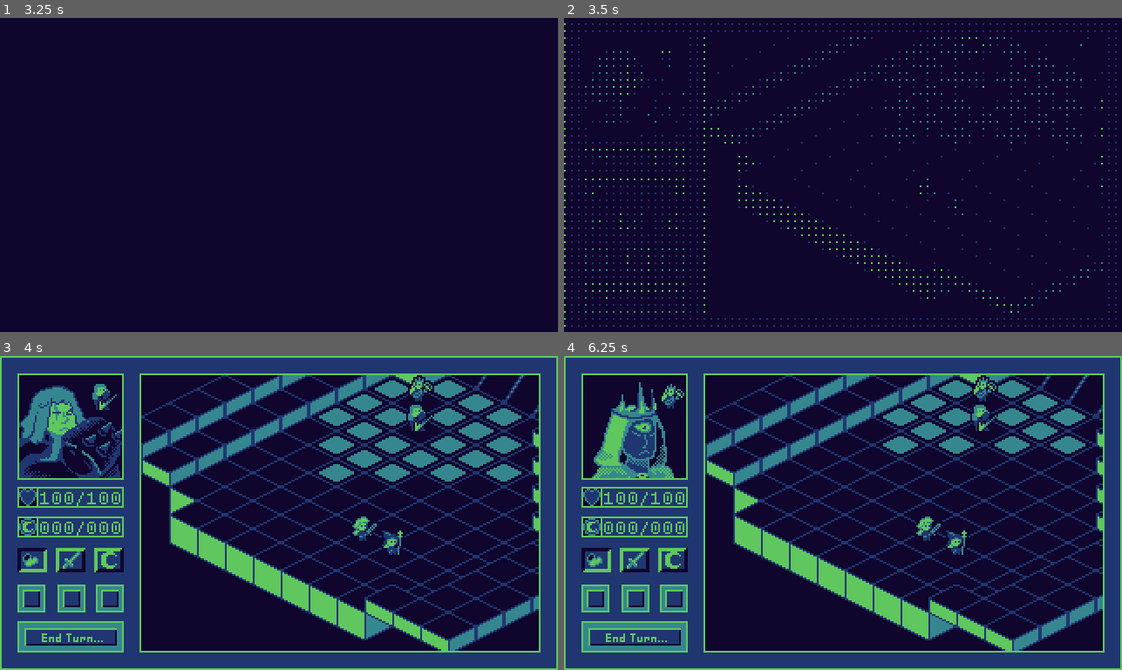
Above: before the commit, frames 1-4 (two rows, left to right).
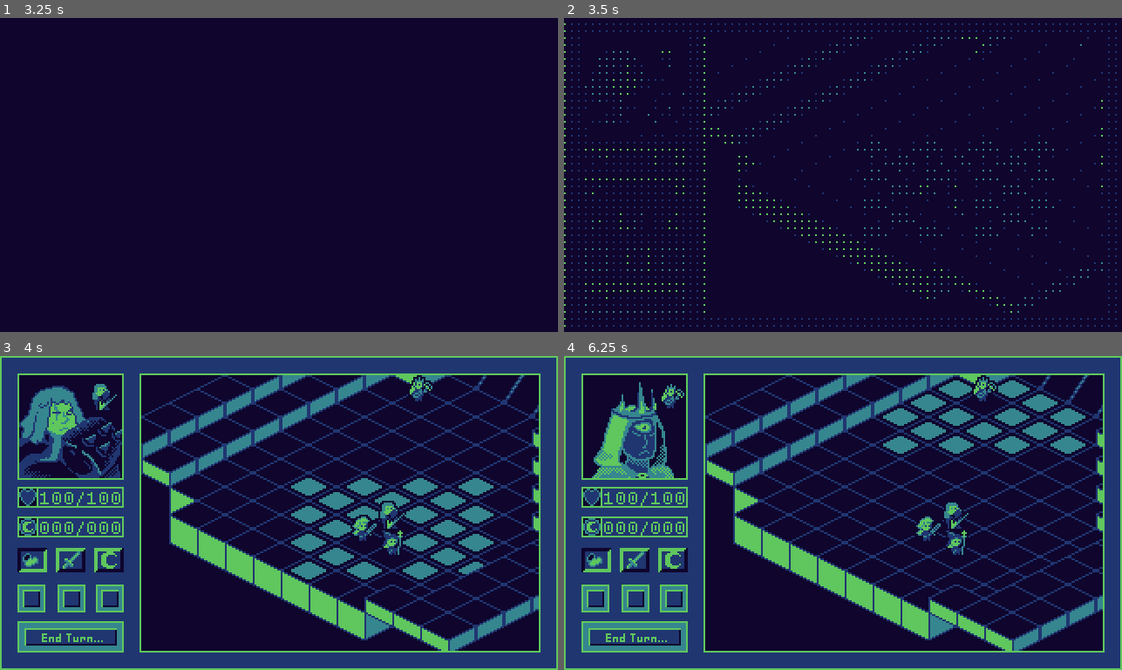
Above: after the commit, the same moments.

Repository: NoahLPoteat/CapstoneProject
Game: Godot game, scene res://src/gameplay/prototypes/game_prototype.tscn
Same seed, same stepped clock (60 frames per second), same inputs: the game is played once before the commit and once after it. The engine's default icon, where the game draws it, is replaced by a stand-in: a white triangle on a blue panel in a dark square.
Inputs (mouse positions are in pixels of both pictures, inside the frame that each line leads up to):
- Up to frame 1 (3.25 s): tap Enter at 0.5 s; move the mouse to (122, 124) at 0.52 s; click (122, 124) at 0.67 s; move the mouse to (167, 181) at 1.27 s; click (167, 181) at 1.42 s; move the mouse to (334, 105) at 2.02 s; click (334, 105) at 2.17 s; tap Space (debug_turn_skip) at 2.75 s; move the mouse to (251, 237) at 2.77 s; click (251, 237) at 2.92 s
- Up to frame 2 (3.5 s): no input
- Up to frame 3 (4 s): move the mouse to (33, 560) at 3.52 s; click (33, 560) at 3.67 s
- Up to frame 4 (6.25 s): tap Enter at 4.25, 5.75 s; move the mouse to (636, 560) at 4.27 s; click (636, 560) at 4.42 s; tap Space (debug_turn_skip) at 5 s; move the mouse to (675, 560) at 5.02 s; click (675, 560) at 5.17 s; move the mouse to (636, 635) at 5.77 s; click (636, 635) at 5.92 s

Frame 1 is identical in both runs. In frame 2, 0.6% of the frame differs, in the area x 52-93%, y 8-70%; in frame 3, 9.0%, in the area x 52-94%, y 7-72%; in frame 4, 0.5%.

Commit message:
Striking / GUI Update

Diff:
--- a/Project/assets/art/world/tilesets/custom_tile_set.tres
+++ b/Project/assets/art/world/tilesets/custom_tile_set.tres
@@ -16,7 +16,9 @@
 1:1/0 = 0
 1:1/0/texture_origin = Vector2i(0, -8)
 0:2/0 = 0
+0:2/0/texture_origin = Vector2i(0, -8)
 1:2/0 = 0
+1:2/0/texture_origin = Vector2i(0, -8)
 0:3/0 = 0
 1:3/0 = 0
 2:0/0 = 0
@@ -24,7 +26,9 @@
 3:0/0 = 0
 3:0/0/texture_origin = Vector2i(0, -8)
 2:1/0 = 0
+2:1/0/texture_origin = Vector2i(0, -8)
 3:1/0 = 0
+3:1/0/texture_origin = Vector2i(0, -8)
 2:2/0 = 0
 3:2/0 = 0
 3:3/0 = 0
--- a/Project/project.godot
+++ b/Project/project.godot
@@ -35,6 +35,10 @@
 "events": [Object(InputEventKey,"resource_local_to_scene":false,"resource_name":"","device":-1,"window_id":0,"alt_press …(191 unchanged characters)…
 ]
 }
+pan_map={
+"deadzone": 0.2,
+"events": []
+}
 
 [rendering]
 
--- a/Project/src/gameplay/prototypes/battle_map_controller.gd
+++ b/Project/src/gameplay/prototypes/battle_map_controller.gd
@@ -10,7 +10,7 @@
 ##NOTE later this will be loaded on the fly, for now its here
 @onready var battle_map: BattleMapNode = $MapContainer/Map
 
-var unit_pos_from_pos = {}
+var unit_from_pos = {}
 var unit_pos_from_unit = {}
 
 ##unfortunate requirement due to issues with the viewport
@@ -31,6 +31,38 @@
 func start_battle():
 	pass
 
+func attempt_strike_unit(to_pos_global: Vector2, user: UnitBase):
+
+	var to_pos_iso: Vector2i = iso_from_global(to_pos_global)
+	var strike = user.get_strike()
+
+	if strike == null:
+		return
+
+	var abi_r = strike.abi_range
+
+	#preliminary check to make sure click is in range, and isnt on self
+	var to_check: Vector2i = to_pos_iso - user.map_position
+	var tc_val = abs(to_check.x) + abs(to_check.y)
+	if  tc_val > abi_r or tc_val == 0: ##INVALID STRIKE ZONE
+		return
+
+	##Here we are within range, and on a valid tile
+	var target_unit: UnitBase
+	if unit_from_pos.has(to_pos_iso):
+		target_unit = unit_from_pos[to_pos_iso]
+	else:
+		return
+
+	##will be true when both current unit, and targett are on the same team
+	var is_same_side: bool = target_unit.is_ally == user.is_ally
+
+	if is_same_side: return
+
+	## from here we are in a valid state to perform the attack
+	strike.effect(target_unit)
+	user.ability_use_left -= 1
+
 func attempt_move_unit(to_pos_global: Vector2, unit: UnitBase, iso: Vector2i = Vector2i(0, 0), from_iso: bool = false, dist_override: bool = false):
 	if not unit:
 		print("Attempting to move unit without one selected")
@@ -48,15 +80,15 @@
 
 	var dist = len(nav_sys.get_id_path(from_id, to_id)) - 1
 
-	var tile_has_unit: bool = unit_pos_from_pos.has(to_pos_iso)
+	var tile_has_unit: bool = unit_from_pos.has(to_pos_iso)
 
 	if (dist <= unit.movement_left or dist_override) and not tile_has_unit:
 		if battle_map.main_tile.get_cell_source_id(to_pos_iso) == 0:
 
-			unit_pos_from_pos[to_pos_iso] = unit
+			unit_from_pos[to_pos_iso] = unit
 			unit_pos_from_unit[unit] = to_pos_iso
 
-			unit_pos_from_pos.erase(old_pos)
+			unit_from_pos.erase(old_pos)
 
 			var to_pos_local = battle_map.main_tile.map_to_local(to_pos_iso)
 
@@ -73,12 +105,14 @@
 enum atlas_enum {
 	DEF,
 	WALKABLE,
-	HOVERED
+	HOVERED,
+	ATTACKABLE
 }
 var map_atlas: Dictionary = {
 	atlas_enum.DEF : Vector2i(0, 0),
 	atlas_enum.WALKABLE : Vector2i(2, 0),
-	atlas_enum.HOVERED : Vector2i(3, 0)
+	atlas_enum.HOVERED : Vector2i(3, 0),
+	atlas_enum.ATTACKABLE : Vector2i(2, 1)
 }
 
 var current_hovered: Vector2i = Vector2i(-10000,-10000)
@@ -129,7 +163,7 @@
 	var map = battle_map.main_tile
 
 	var tile_atl: Vector2i = map.get_cell_atlas_coords(iso_pos)
-	var tile_has_unit: bool = unit_pos_from_pos.has(iso_pos)
+	var tile_has_unit: bool = unit_from_pos.has(iso_pos)
 
 	#if tile_atl != map_atlas[atlas_enum.HOVERED]:
 		#if hl_units:
--- a/Project/src/gameplay/prototypes/battle_map_controller.tscn
+++ b/Project/src/gameplay/prototypes/battle_map_controller.tscn
@@ -6,6 +6,7 @@
 [ext_resource type="Script" uid="uid://b8cfkjif4u2r0" path="res://src/gameplay/battle_maps/map.gd" id="3_ekq22"]
 [ext_resource type="PackedScene" uid="uid://ct3ui131rw88u" path="res://src/gameplay/prototypes/unit_scene_base.tscn" id="5_ekq22"]
 [ext_resource type="Texture2D" uid="uid://stn5bu8ghnvr" path="res://assets/art/characters/portraitDesign.png" id="6_063d6"]
+[ext_resource type="Script" uid="uid://b10cm1o4txpbm" path="res://src/gameplay/resources/ability_res/built_abilities/single_target_strike.gd" id="7_063d6"]
 
 [sub_resource type="AtlasTexture" id="AtlasTexture_ekq22"]
 atlas = ExtResource("6_063d6")
@@ -15,9 +16,22 @@
 atlas = ExtResource("6_063d6")
 region = Rect2(0, 0, 59, 59)
 
+[sub_resource type="Resource" id="Resource_chmxg"]
+script = ExtResource("7_063d6")
+ability_name = "Strike"
+ability_desc = "Single Target Strike, Range and Damage Varies per unit"
+val = 20
+
 [sub_resource type="AtlasTexture" id="AtlasTexture_lpman"]
 atlas = ExtResource("6_063d6")
 region = Rect2(120, 0, 59, 59)
+
+[sub_resource type="Resource" id="Resource_063d6"]
+script = ExtResource("7_063d6")
+ability_name = "Strike"
+ability_desc = "Single Target Strike, Range and Damage Varies per unit"
+abi_range = 4
+val = 15
 
 [node name="BattleMapController" type="Node2D"]
 script = ExtResource("1_k8cae")
@@ -44,7 +58,7 @@
 
 [node name="Unit2" parent="MapContainer/Map/EnemyUnits" instance=ExtResource("5_ekq22")]
 position = Vector2(28, -22)
-starting_pos = Vector2i(6, -3)
+starting_pos = Vector2i(9, 1)
 
 [node name="Unit" parent="MapContainer/Map/EnemyUnits" instance=ExtResource("5_ekq22")]
 position = Vector2(46, -22)
@@ -56,17 +70,21 @@
 
 [node name="AllyUnitContainer" type="Node2D" parent="."]
 
-[node name="Unit" parent="AllyUnitContainer" instance=ExtResource("5_ekq22")]
+[node name="Sharri" parent="AllyUnitContainer" instance=ExtResource("5_ekq22")]
 position = Vector2(-32, -20)
 portrait_texture = SubResource("AtlasTexture_chmxg")
+is_ally = true
+strike = SubResource("Resource_chmxg")
 
-[node name="Sprite2D" parent="AllyUnitContainer/Unit" index="0"]
+[node name="Sprite2D" parent="AllyUnitContainer/Sharri" index="0"]
 frame = 0
 
 [node name="Unit2" parent="AllyUnitContainer" instance=ExtResource("5_ekq22")]
 position = Vector2(-11, -19)
 portrait_texture = SubResource("AtlasTexture_lpman")
+is_ally = true
 starting_pos = Vector2i(10, 2)
+strike = SubResource("Resource_063d6")
 
 [node name="Sprite2D" parent="AllyUnitContainer/Unit2" index="0"]
 frame = 1
@@ -75,5 +93,5 @@
 
 [editable path="MapContainer/Map/EnemyUnits/Unit2"]
 [editable path="MapContainer/Map/EnemyUnits/Unit"]
-[editable path="AllyUnitContainer/Unit"]
+[editable path="AllyUnitContainer/Sharri"]
 [editable path="AllyUnitContainer/Unit2"]
--- a/Project/src/gameplay/prototypes/battle_screen_controller.gd
+++ b/Project/src/gameplay/prototypes/battle_screen_controller.gd
@@ -36,12 +36,12 @@
 	init_turn_order()
 
 func _process(delta: float) -> void:
-	state_process()
+	turn_state_process()
 
 var current_state: TURN_STATES
 
 var old_tiles: Array = []
-func state_process():
+func turn_state_process():
 	match current_state:
 		TURN_STATES.MOVING:
 
@@ -67,6 +67,31 @@
 				battle_map_controller.highlight_tile(battle_map_controller.atlas_enum.DEF, tile, true)
 			old_tiles = []
 
+			var strike: AbilityBase = current_unit.get_strike()
+
+
+			if strike == null:
+				return
+
+			var can_use_abi: bool = current_unit.can_use_ability()
+
+			if not can_use_abi:
+				return
+
+			var dist = strike.abi_range
+			for x in range(dist * -1, dist + 1):
+				for y in range(dist * -1, dist + 1):
+					if abs(x) + abs(y) <= dist:
+						var to_pos = current_unit.map_position + Vector2i(x, y)
+
+						if to_pos == current_unit.map_position:
+							continue
+
+						battle_map_controller.highlight_tile(
+							battle_map_controller.atlas_enum.ATTACKABLE, to_pos, true)
+						old_tiles.append(to_pos)
+
+
 			pass
 		TURN_STATES.ABILITY:
 			## Get units current chosen ability, mark all tiles in range
@@ -103,37 +128,9 @@
 
 	return
 
-##This is where the main game state logic will be held.
-##	We will keep track of current unit turn, what their state is
-## (moving, using ability, selecting ability, etc)
-## along with expending their resources.
-##
-## we will also generate and place the unit portrait, abilities, and stats
-## 	when the turn changes.
-##
-## Abstract
-## This will serve as the main interchange between
-## the node based game structure and the GUI based game controls
-##
-## TODO:
-## [X] retrieve units from battlemap
-## [X] load units into a turn order (revise for proper turn order later)
-## [] setup function for sending unit stats, abilities, and portrait to the overlay.
-## [] setup unit states for (moving, attacking, selecting ability, etc)
-## [X] retrieve input from mouse, if over viewport detect which tile
-## [X] move whatever currentUnit is to clicked tile
-## [] if unit has movementPoints available let them move to a clicked tile
-## [] Add button to end turn (and functionality for said button)
-## [] Calculate tiles within range based on movement points, and then highlight those tiles
-##		by changing them to the ID for the highlighted tile, if hovered by mouse make it the
-##		tile that has the dot in the center
-
-
-
 func _unhandled_input(event: InputEvent) -> void:
 	if Input.is_action_just_pressed("debug_turn_skip"):
 		next_turn()
-
 
 	if event is InputEventMouse:
 		var pos = event.global_position
@@ -141,9 +138,12 @@
 			match current_state:
 				TURN_STATES.MOVING:
 					if event is InputEventMouseButton:
-						battle_map_controller.attempt_move_unit(pos, current_unit)
+						if event.button_index == MOUSE_BUTTON_LEFT and event.pressed:
+							battle_map_controller.attempt_move_unit(pos, current_unit)
 				TURN_STATES.STRIKING:
-					pass
+					if event is InputEventMouseButton:
+						if event.button_index == MOUSE_BUTTON_LEFT and event.pressed:
+							battle_map_controller.attempt_strike_unit(pos, current_unit)
 				TURN_STATES.ABILITY:
 					pass
 				_:
--- a/Project/src/gameplay/resources/ability_res/ability_base.gd
+++ b/Project/src/gameplay/resources/ability_res/ability_base.gd
@@ -8,4 +8,14 @@
 
 @export var ability_name: String = ""
 @export var ability_desc: String = ""
-@export var targert_type: TARGET_TYPE
+@export var targert_type: TARGET_TYPE = TARGET_TYPE.SINGLE
+@export var abi_range: int = 1
+
+##Used for damage, or healing
+@export var val: int = 0
+
+func effect(target_unit: UnitBase):
+	pass
+
+func get_range():
+	return abi_range
--- /dev/null
+++ b/Project/src/gameplay/resources/ability_res/built_abilities/single_target_strike.gd
@@ -0,0 +1,8 @@
+extends AbilityBase
+
+
+
+
+func effect(target_unit: UnitBase):
+	super(target_unit)
+	target_unit.take_damage(val)
--- /dev/null
+++ b/Project/src/gameplay/resources/ability_res/built_abilities/single_target_strike.tres
@@ -0,0 +1,8 @@
+[gd_resource type="Resource" load_steps=2 format=3 uid="uid://ccxbxmqnssxwi"]
+
+[ext_resource type="Script" uid="uid://b10cm1o4txpbm" path="res://src/gameplay/resources/ability_res/built_abilities/single_target_strike.gd" id="1_mpplt"]
+
+[resource]
+script = ExtResource("1_mpplt")
+ability_name = "Strike"
+ability_desc = "Single Target Strike, Range and Damage Varies per unit"
--- a/Project/src/gameplay/units/unit.gd
+++ b/Project/src/gameplay/units/unit.gd
@@ -1,4 +1,5 @@
 class_name UnitBase extends Node2D
+signal unit_died(turn_position: int)
 
 @export var unit_name: String = "Enter Name..."
 @export var unit_class : UnitClass
@@ -9,18 +10,28 @@
 var hit_chance_mod: float = 1.0
 var cast_chance_mod: float = 1.0
 var attack_change_mode: float = 1.0
+var turn_order_pos: int = -1
 
 ##holds the units target position, the unit will lerp to it when moving
 var map_position: Vector2i = Vector2i(0, 0)
 @export var starting_pos: Vector2i = Vector2i(0, 0)
 
-#stats determined by class
+@export_category("Battle Stats")
 @export var health: int = 100
 @export var max_health: int = 100
 @export var mana: int = 0
 @export var mana_recovery: int = 0
 @export var movement_left: int = 3
 
+
+
+@export_category("Strike / Abilities")
+@export var strike: AbilityBase
+@export var chosen_ability: AbilityBase
+@export var available_abilities: Array[AbilityBase]
+##Dictates the number of abilities a unit can use in a turn
+@export var ability_use_left: int = 1
+@export var max_ability_uses: int = 1
 
 #For now each unit will just have a static sprite
 #	In the future I want them to be animated
@@ -45,7 +56,34 @@
 func pre_fight_init():
 	pass
 
+func take_damage(val: int):
+	health -= val
 
+	health = max(health, 0)
+
+	if health <= 0:
+		die()
+
+func heal(val: int):
+	health += val
+
+	health = min(health, max_health)
+
+func die():
+	unit_died.emit(turn_order_pos)
+
+func get_strike():
+	if strike != null:
+		return strike
+	else:
+		return null
+
+func can_use_ability():
+	if ability_use_left > 0:
+		return true
+	else:
+		return false
 
 func reset_turn():
 	movement_left = 3
+	ability_use_left = max_ability_uses
Binary file changed: Project/assets/art/world/tilesets/TileSet16x.png
Not shown: 1 places in Project/src/gameplay/prototypes/battle_map_controller.tscn that only renumber resources
Not shown, added: Project/src/gameplay/resources/ability_res/built_abilities/single_target_strike.gd.uid
Not shown, changed: CapstoneObsidian/Bugs & Issues.md
Not shown, changed: CapstoneObsidian/To-do Kanban.md
